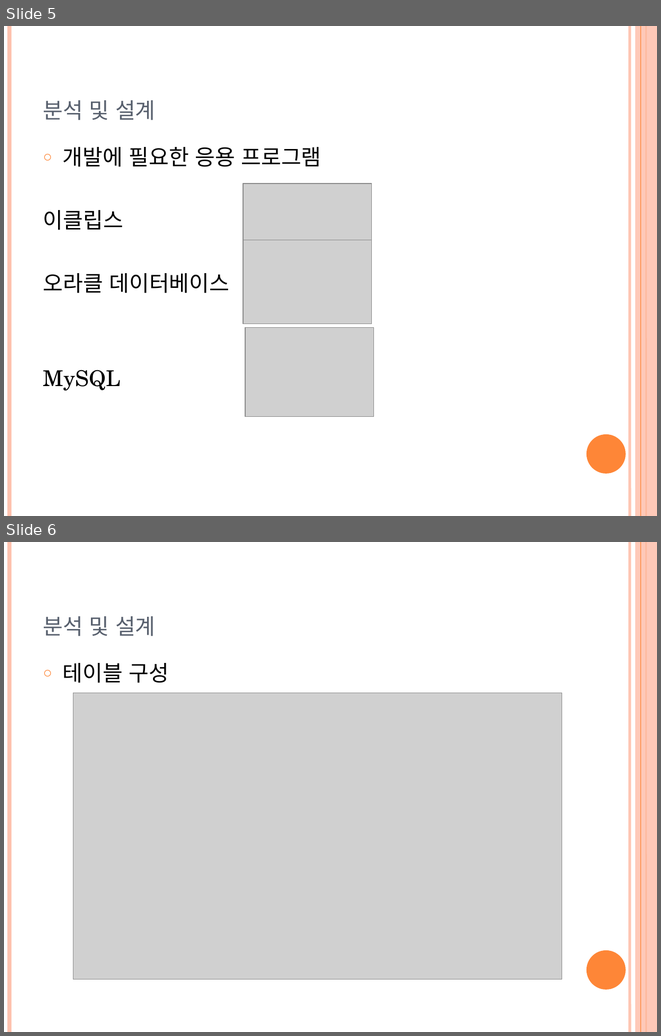
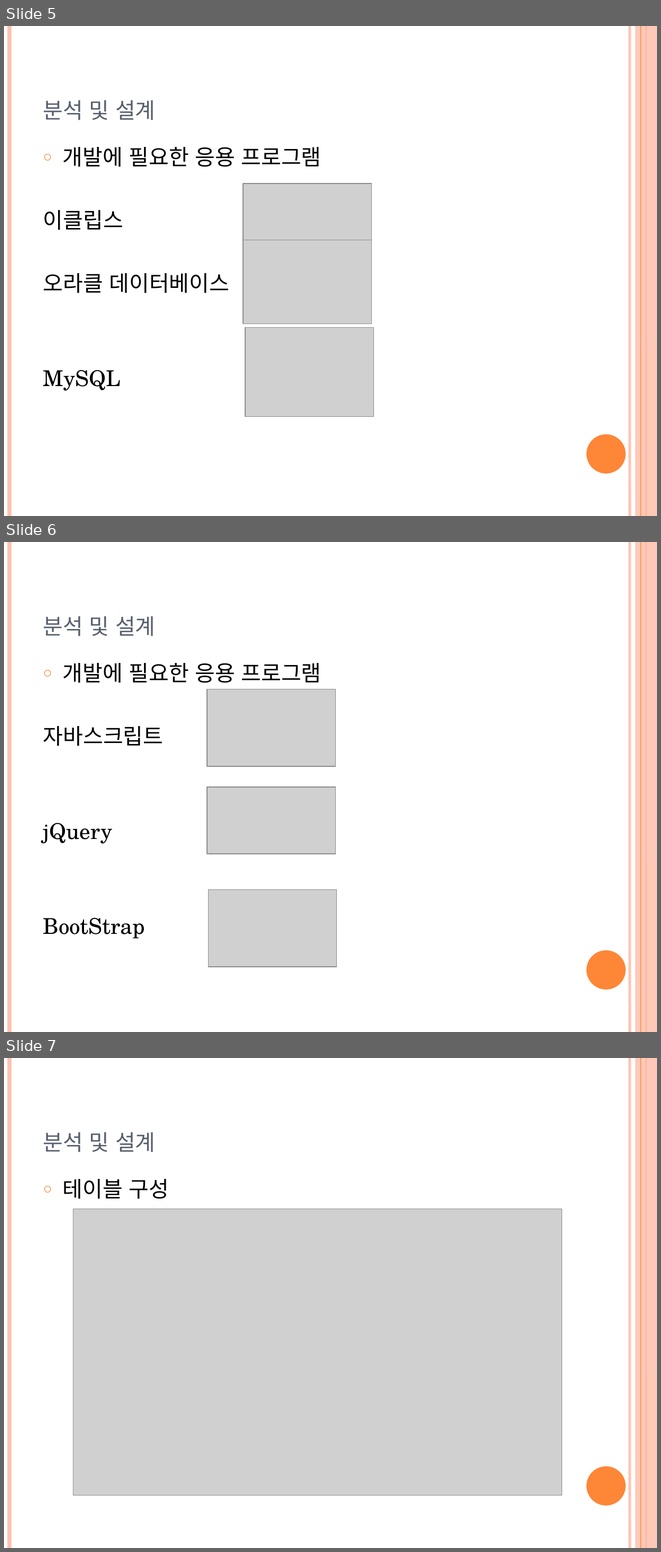
Before and after one commit to YJMovie/TeamProject, a slide deck: 영화소개 프로젝트.pptx. Shown one above the other, each under a label of ours: slides 5 and 6 before the commit, slides 5, 6 and 7 after it. The pictures are 661x1036 and 661x1552 pixels, drawn with LibreOffice and Linux fonts; fonts in the diff are those of the drawing; grey boxes stand for pictures. Boxes give left, top, right and bottom in pixels: in the first picture for what was removed or moved away, otherwise in the second. Text is boxed around its words. In the diff, an @@ line names an element or a change of style, - is before the commit and + after.

```diff
--- a/영화소개 프로젝트.pptx
+++ b/영화소개 프로젝트.pptx
@@ slide 6 added at <box>4,542,657,1032</box>, background #FFFFFF; not listed: 6 template elements that a slide beside it also shows @@
@@ title added at <box>43,616,156,636</box>, 30 pt, text #575F6D, small capitals @@
+분석 및 설계
@@ text added at <box>43,663,321,938</box>, 24 pt, text #000000 @@
+○ 개발에 필요한 응용 프로그램
+자바스크립트
+jQuery
+BootStrap
@@ picture added at <box>207,689,336,766</box> @@
@@ picture added at <box>207,787,336,854</box> @@
@@ picture added at <box>209,889,337,967</box> @@
@@ what was slide 6 is now slide 7 @@
```
Also in this commit, not shown: 10 slides changed, 4 other slides added, 1 slide removed, 1 other file.
